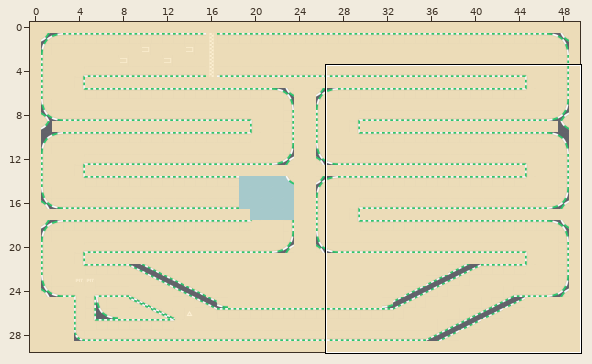
Two states of a Tiled map, tmx_files/track2.tmx. Above: a wide view before the commit, with the close-up outlined.
Close-up. As it was:
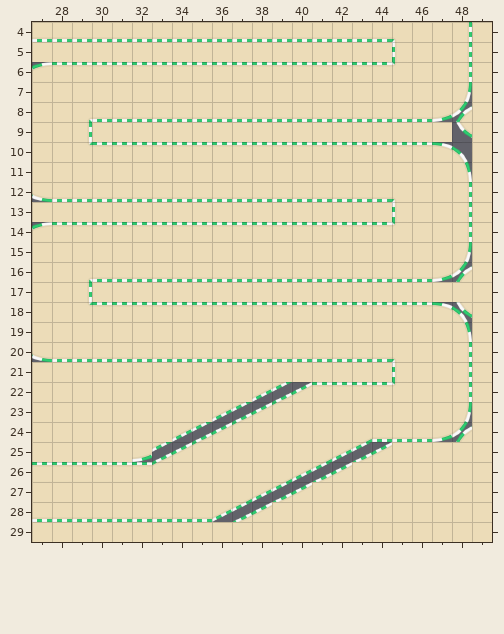
Cells are 64x64 px. Shown: x 27..49, y 4..29. The commit also changed other parts of the map, which this record leaves out. Not drawn, because the pictures are missing: unchanged layer "objects".
And afterwards:
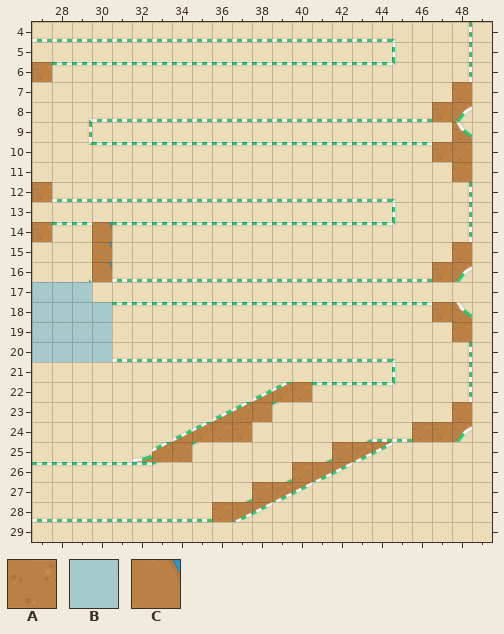
Key: from "racing_track": A 162, B 184, C 230.
_ is an empty cell.
Tiles of an added or newly shown layer are drawn over the layers below it.
What changed:
Layer "fon" (added):
Tile A now appears in row 6 at x 27; in row 7 at x 48; in row 8 at x 47 to 48; in row 9 at x 48; in row 10 at x 47 to 48; in row 11 at x 48.
Tile A now appears in row 12 at x 27; in row 14 at x 27; in row 15 at x 48; in row 16 at x 47 to 48; in row 18 at x 47 to 48; in row 19 at x 48.
Tile A now appears in row 22 at x 38 to 40; in row 23 at x 36 to 38 and 48; in row 24 at x 34 to 37 and 46 to 48; in row 25 at x 32 to 34 and 42 to 44; in row 26 at x 40 to 42; in row 27 at x 38 to 40.
Tile A now appears in row 28 at x 36 to 38.
Layer "checkpoints":
Tile B now appears in row 17 at x 27 to 29; in rows 18 to 20 at x 27 to 30.
Layer "block_wall" (added):
Tile C now appears in rows 14 to 16 at x 30.
